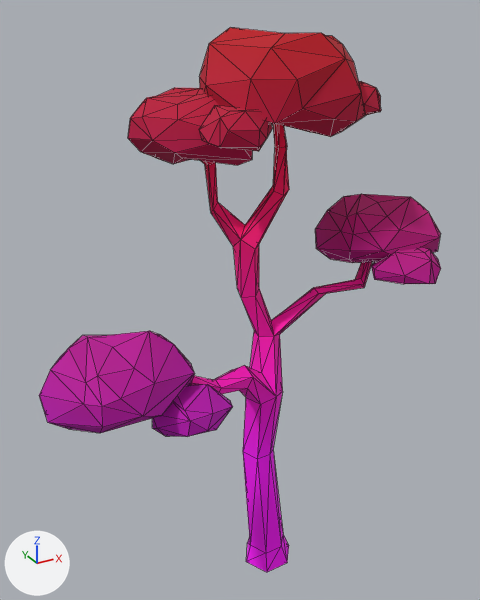
Two versions of the glTF model assets/synty/synty-tree-tallround-01.gltf, one commit apart.
Camera for both pictures: a camera (50 mm lens) standing at (-3.39, -5.58, 6.38) and looking at (-0.13, 0.35, 3.41). The axes (+X, +Y, +Z) are drawn at lower left. The lights are the same throughout. The picture after the commit comes second. Mesh edges are drawn as thin lines. Vertices at exactly the same position are counted once.

Before the edit, the objects in view are built like this:
```python
mat_lambert2 = bpy.data.materials.new('lambert2')
mat_lambert2.use_nodes = True; mat_lambert2.node_tree.nodes.clear()
_N = mat_lambert2.node_tree.nodes; _L = mat_lambert2.node_tree.links
n0 = _N.new('ShaderNodeBsdfPrincipled'); n0.name = 'Principled BSDF'
n0.inputs[2].default_value = 0.86  # 'Roughness'
n1 = _N.new('ShaderNodeOutputMaterial'); n1.name = 'Material Output'
n2 = _N.new('ShaderNodeVertexColor'); n2.name = 'Color Attribute'
_L.new(n0.outputs[0], n1.inputs[0])  # 'BSDF' to 'Surface'
_L.new(n2.outputs[0], n0.inputs[0])  # 'Color' to 'Base Color'
me_sm_tree_tallround_01 = bpy.data.meshes.new('SM_Tree_TallRound_01')
me_sm_tree_tallround_01.from_pydata(...)  # 404 vertices, 764 faces; spans x -2.52..2.26, y -1.18..1.5, z -0.16..6.2
me_sm_tree_tallround_01.materials.append(mat_lambert2)
ob_sm_tree_tallround_01 = bpy.data.objects.new('SM_Tree_TallRound_01', me_sm_tree_tallround_01)
ob_sm_tree_tallround_01.location = (0.0, 0.0, 0.0)
```
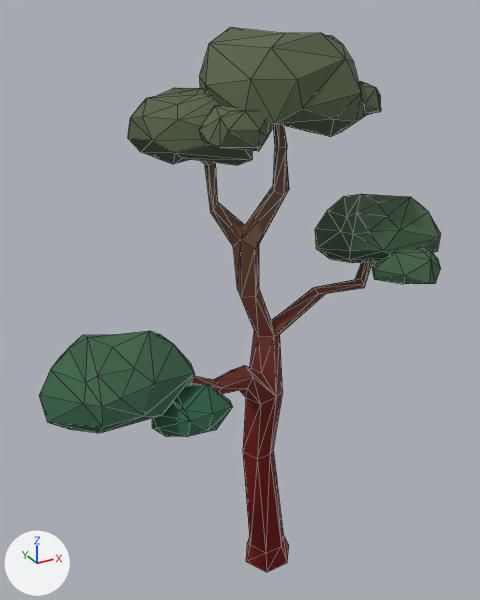
Patch to the scene script:
```diff
--- a/assets/synty/synty-tree-tallround-01.gltf.py
+++ b/assets/synty/synty-tree-tallround-01.gltf.py
@@ img_image_0 @@
+img_image_0 = load_image('Image_0', '_unpacked/Image_0', 512, 512, 'sRGB')
@@ mat_lambert2 @@
 n0 = _N.new('ShaderNodeBsdfPrincipled'); n0.name = 'Principled BSDF'
 n1 = _N.new('ShaderNodeOutputMaterial'); n1.name = 'Material Output'
+n3 = _N.new('ShaderNodeMix'); n3.name = 'Mix'
+n3.data_type = 'RGBA'
+n3.blend_type = 'MULTIPLY'
+n3.inputs[0].default_value = 1.0  # 'Factor'
 n2 = _N.new('ShaderNodeVertexColor'); n2.name = 'Color Attribute'
+n4 = _N.new('ShaderNodeTexImage'); n4.name = 'Image Texture'
+n4.image = img_image_0
 _L.new(n0.outputs[0], n1.inputs[0])  # 'BSDF' to 'Surface'
-_L.new(n2.outputs[0], n0.inputs[0])  # 'Color' to 'Base Color'
+_L.new(n3.outputs[2], n0.inputs[0])  # 'Result' to 'Base Color'
+_L.new(n2.outputs[0], n3.inputs[7])  # 'Color' to 'B'
+_L.new(n4.outputs[0], n3.inputs[6])  # 'Color' to 'A'
@@ me_sm_tree_tallround_01 @@
 me_sm_tree_tallround_01.from_pydata(...)  # 404 vertices, 764 faces; spans x -2.52..2.26, y -1.18..1.5, z -0.16..6.2
 # used by ob_sm_tree_tallround_01; location = (0.0, 0.0, 0.0)
+# me_sm_tree_tallround_01 part 1: 282 faces centred in x -2.51..2.23, y -1.16..0.58, z 2.86..4.44 are repainted in the vertex colours; the middle colour goes from pink #ba008d to cyan #bbfffc
+# me_sm_tree_tallround_01 part 2: 313 faces centred in x -1.13..1.45, y -0.44..1.5, z 4.85..6.16 are repainted in the vertex colours; the middle colour goes from pink #ba003b to white #f4fffe
+# me_sm_tree_tallround_01 part 3: 105 faces centred in x -1.55..1.37, y -0.57..0.55, z 2.81..4.83 are repainted in the vertex colours; the middle colour goes from pink #ff009a to pink #ffadad
+# me_sm_tree_tallround_01 part 4: 64 faces centred in x -0.67..0.29, y -0.31..0.21, z -0.09..2.82 are repainted in the vertex colours; the middle colour goes from pink #ff00fd to red #ff0404
 me_sm_tree_tallround_01.materials.append(mat_lambert2)
```

What differs and where, as boxes (x1, y1, x2, y2) in the pictures (480 x 600 px):
'SM_Tree_TallRound_01', surface changed, recoloured (darker)
    both: (39, 27, 441, 572)
part 1 of me_sm_tree_tallround_01, recoloured (pink to cyan)
    both: (39, 194, 441, 437)
part 2 of me_sm_tree_tallround_01, recoloured
    both: (128, 27, 381, 190)
part 3 of me_sm_tree_tallround_01, recoloured
    both: (190, 149, 372, 392)
part 4 of me_sm_tree_tallround_01, recoloured (pink to red)
    both: (214, 337, 289, 572)
